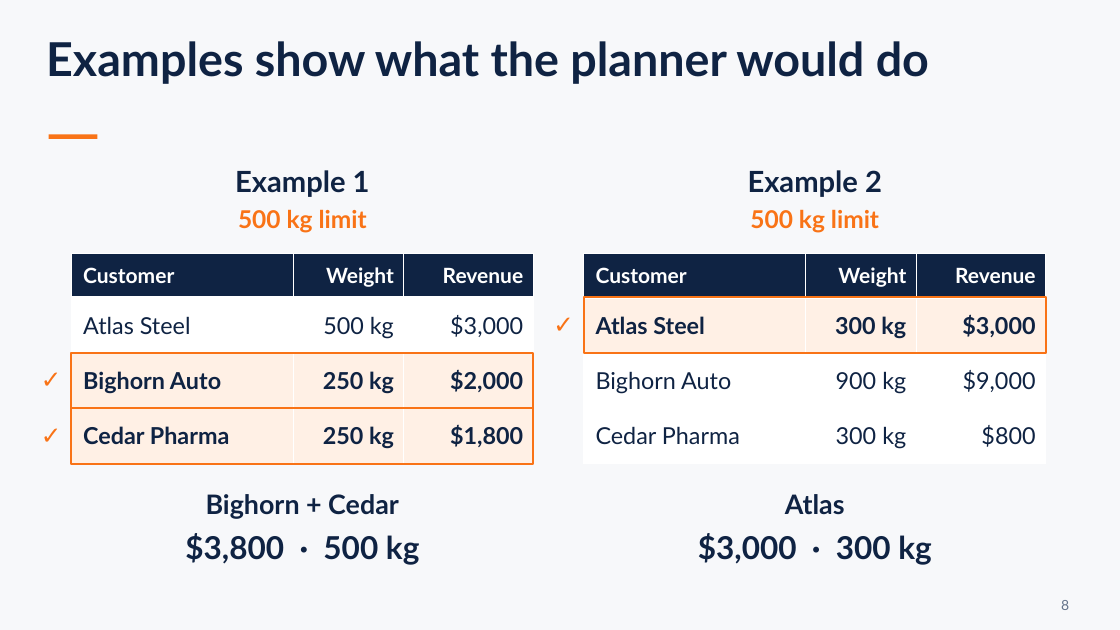
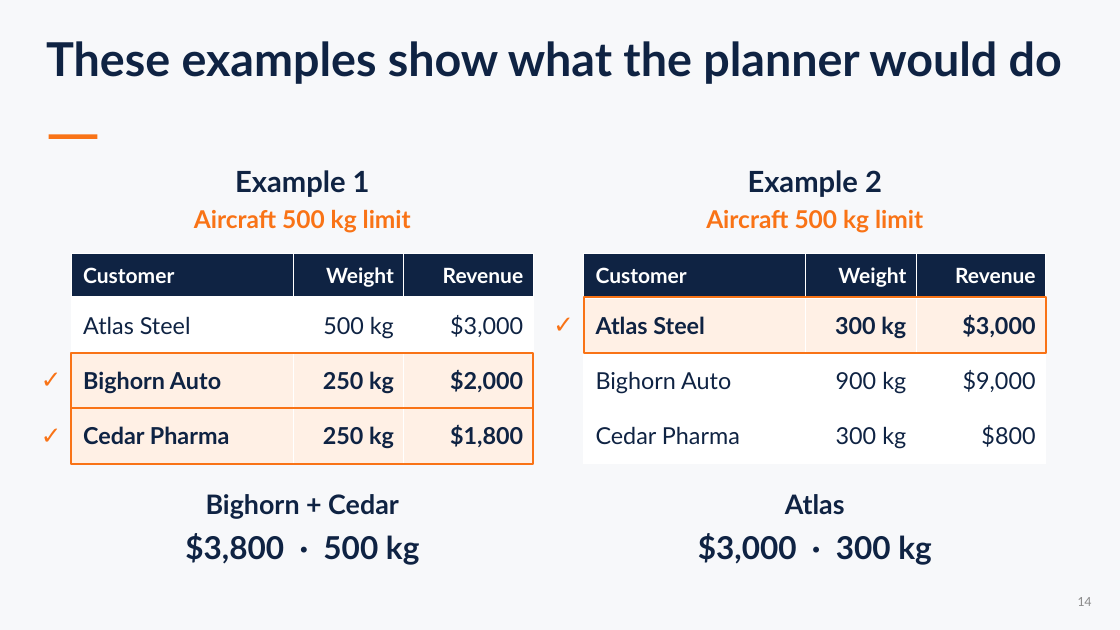
Before and after one commit to sefop/sefop-sctc-2026, a slide deck: slide 14 of SCTC-2026-Airlines-Optimization-Workshop.pptx. Drawn at 1120x630 pixels with LibreOffice and Linux fonts; fonts in the diff are those of the drawing. Boxes give left, top, right and bottom in pixels: in the first picture for what was removed or moved away, otherwise in the second. Text is boxed around its words. In the diff, an @@ line names an element or a change of style, - is before the commit and + after.

```diff
--- a/SCTC-2026-Airlines-Optimization-Workshop.pptx
+++ b/SCTC-2026-Airlines-Optimization-Workshop.pptx
@@ text at (46,41,1062,84): text changed @@
-Examples show what the planner would do
+These examples show what the planner would do
@@ text at (194,209,411,233): text changed @@
-500 kg limit
+Aircraft 500 kg limit
@@ text at (706,209,923,233): text changed @@
-500 kg limit
+Aircraft 500 kg limit
@@ page number added at (1077,597,1091,606), 12 pt, text #8C8C8C @@
+14
@@ text removed at (1061,600,1069,610) @@
-8
```
Also in this commit, not shown: 22 other slides changed, 7 slides added, 2 slides removed, 7 other files.
